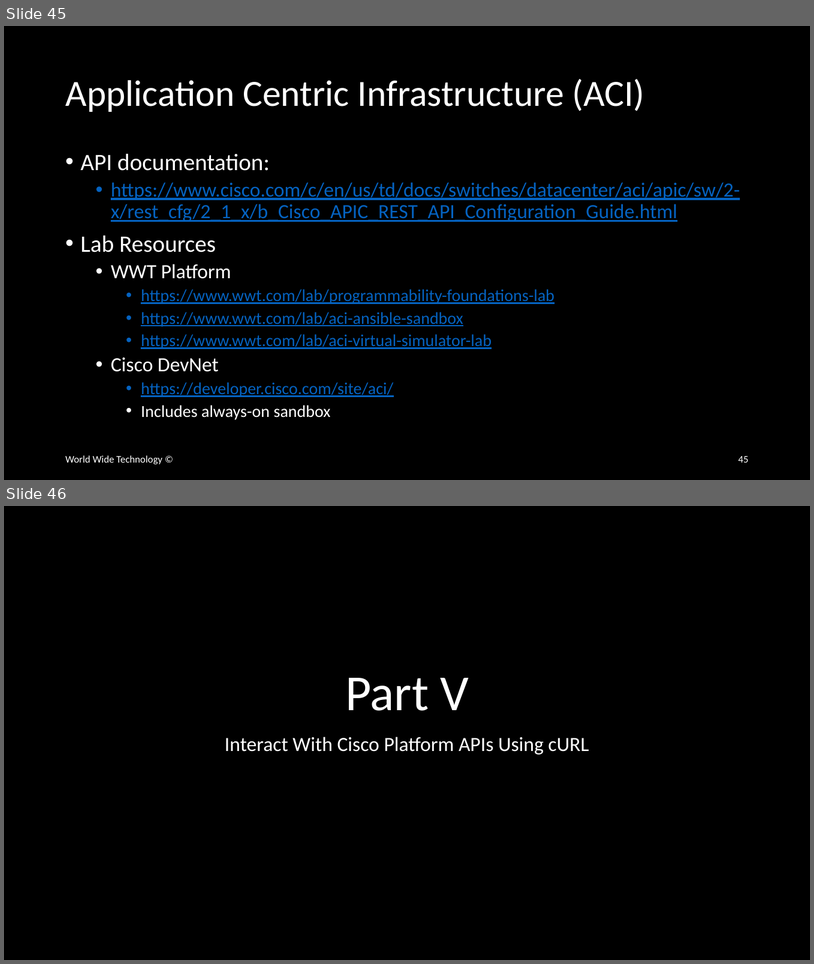
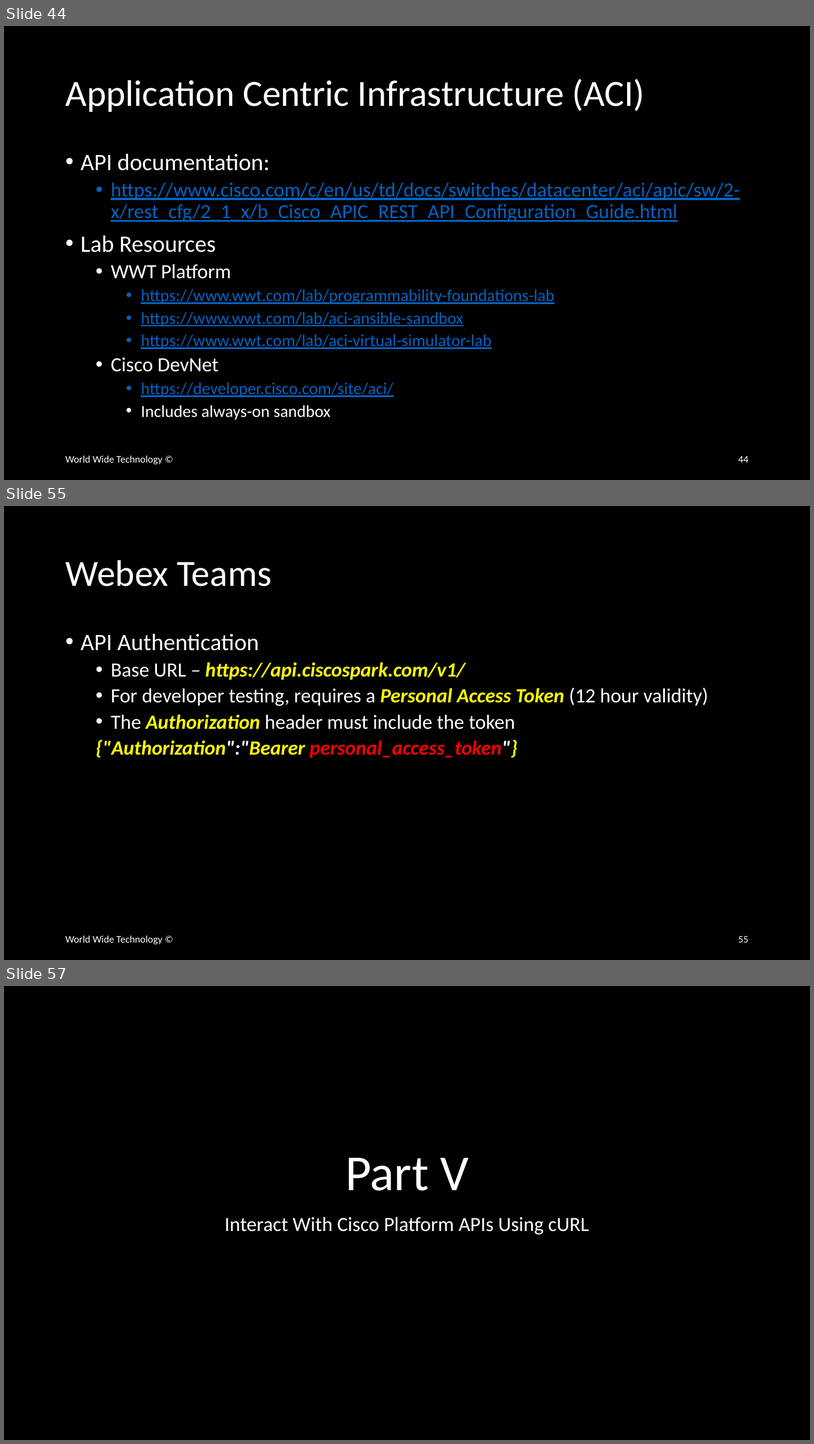
Before and after one commit to wwt/curl-requests-foundations, a slide deck: curl-requests-foundations.pptx. Shown one above the other, each under a label of ours: slides 45 and 46 before the commit, slides 44, 55 and 57 after it; the slides between them are not shown. The pictures are 814x964 and 814x1444 pixels, drawn with LibreOffice and Linux fonts; fonts in the diff are those of the drawing. Boxes give left, top, right and bottom in pixels: in the first picture for what was removed or moved away, otherwise in the second. Text is boxed around its words. In the diff, an @@ line names an element or a change of style, - is before the commit and + after.

Commit message:
Added DNAC, Meraki, Viptela, and Webex Teams slides to Platform Overview section

```diff
--- a/curl-requests-foundations.pptx
+++ b/curl-requests-foundations.pptx
@@ slide 55 added at box(4, 506, 810, 960), background #000000 @@
@@ title added at box(65, 560, 272, 586), 44 pt, text #FFFFFF @@
+Webex Teams
@@ text added at box(81, 633, 708, 758), 24 pt, text #FFFFFF, bold, italic @@
+• API Authentication
+  • Base URL – https://api.ciscospark.com/v1/
+  • For developer testing, requires a Personal Access Token (12 hour validity)
+  • The Authorization header must include the token
+  {"Authorization":"Bearer personal_access_token"}
@@ text added at box(65, 935, 162, 944), 12 pt, text #FFFFFF @@
+World Wide Technology ©
@@ page number added at box(738, 936, 749, 942), 12 pt, text #FFFFFF @@
+55
@@ what was slide 45 is now slide 44 @@
@@ page number at box(738, 456, 749, 462): text changed @@
-45
+44
@@ what was slide 46 is now slide 57 @@
```
Also in this commit, not shown: 2 slides changed, 11 other slides added, 1 slide removed.
